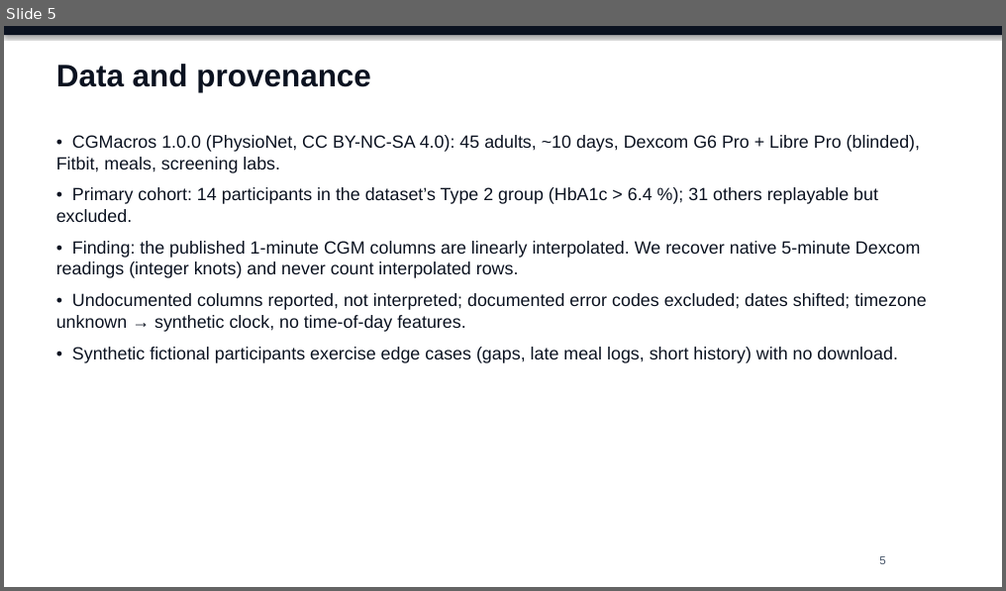
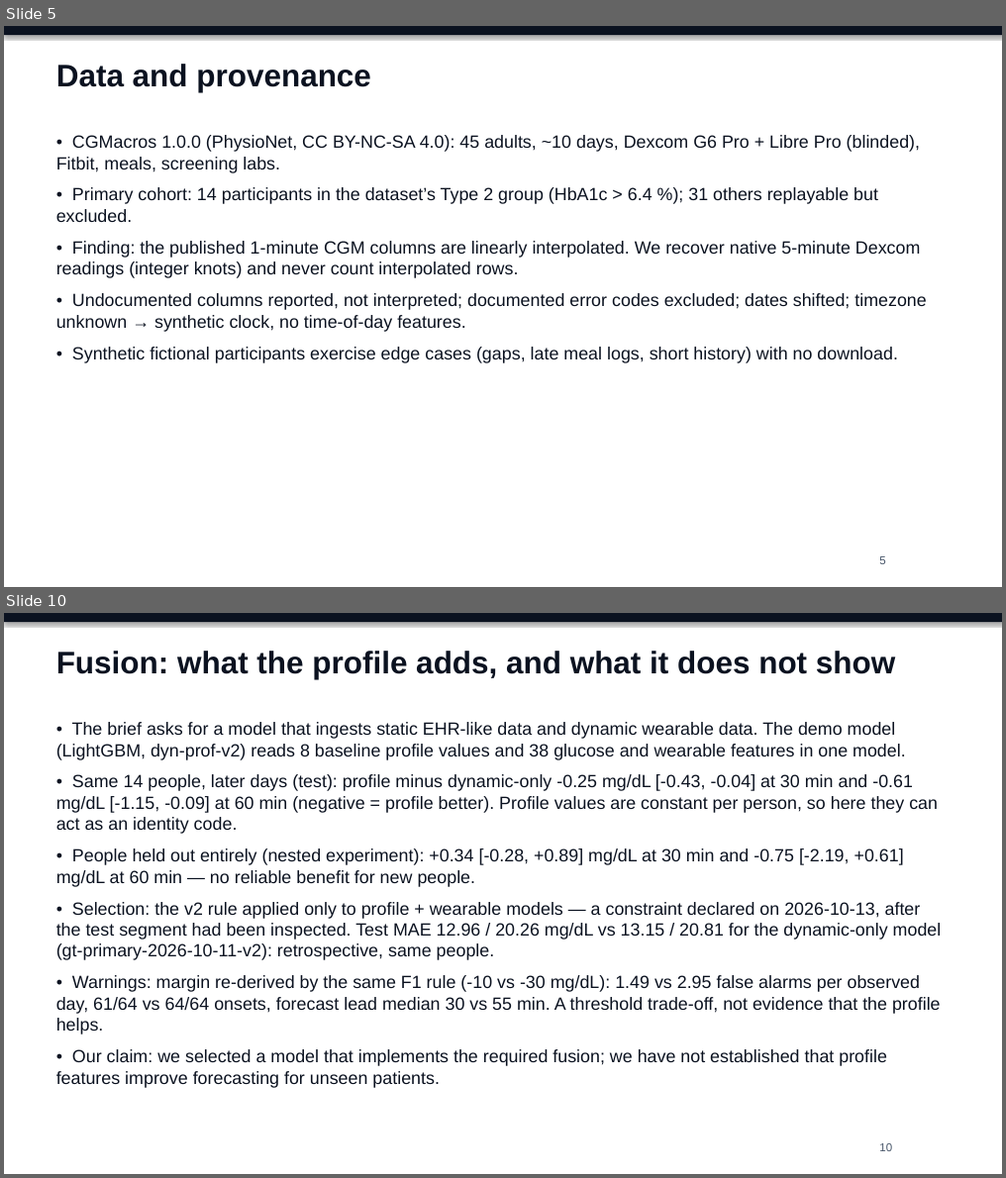
Before and after one commit to Avi36005/DigitalTwin-Challenge-Kryptonite, a slide deck: docs/submission/GlucoTwin_Presentation.pptx. Shown one above the other, each under a label of ours: slide 5 before the commit, slides 5 and 10 after it; the slides between them are not shown. The pictures are 1006x591 and 1006x1178 pixels, drawn with LibreOffice and Linux fonts; fonts in the diff are those of the drawing. Boxes give left, top, right and bottom in pixels: in the first picture for what was removed or moved away, otherwise in the second. Text is boxed around its words. In the diff, an @@ line names an element or a change of style, - is before the commit and + after.

```diff
--- a/docs/submission/GlucoTwin_Presentation.pptx
+++ b/docs/submission/GlucoTwin_Presentation.pptx
@@ slide 10 added at bbox=[4, 613, 1002, 1174], background #FFFFFF @@
@@ rectangle added at bbox=[4, 613, 1002, 622], fill #0B1220 @@
@@ text added at bbox=[56, 651, 895, 679], 30 pt, text #0B1220, bold @@
+Fusion: what the profile adds, and what it does not show
@@ text added at bbox=[56, 722, 942, 1088], 17 pt, text #0B1220 @@
+• The brief asks for a model that ingests static EHR-like data and dynamic wearable data. The demo model (LightGBM, dyn-prof-v2) reads 8 baseline profile values and 38 glucose and wearable features in one model.
+• Same 14 people, later days (test): profile minus dynamic-only -0.25 mg/dL [-0.43, -0.04] at 30 min and -0.61 mg/dL [-1.15, -0.09] at 60 min (negative = profile better). Profile values are constant per person, so here they can act as an identity code.
+• People held out entirely (nested experiment): +0.34 [-0.28, +0.89] mg/dL at 30 min and -0.75 [-2.19, +0.61] mg/dL at 60 min — no reliable benefit for new people.
+• Selection: the v2 rule applied only to profile + wearable models — a constraint declared on 2026-10-13, after the test segment had been inspected. Test MAE 12.96 / 20.26 mg/dL vs 13.15 / 20.81 for the dynamic-only model (gt-primary-2026-10-11-v2): retrospective, same people.
+• Warnings: margin re-derived by the same F1 rule (-10 vs -30 mg/dL): 1.49 vs 2.95 false alarms per observed day, 61/64 vs 64/64 onsets, forecast lead median 30 vs 55 min. A threshold trade-off, not evidence that the profile helps.
+• Our claim: we selected a model that implements the required fusion; we have not established that profile features improve forecasting for unseen patients.
@@ text added at bbox=[879, 1144, 892, 1152], 11 pt, text #475569 @@
+10
```
Also in this commit, not shown: 14 slides changed, 57 other files.
